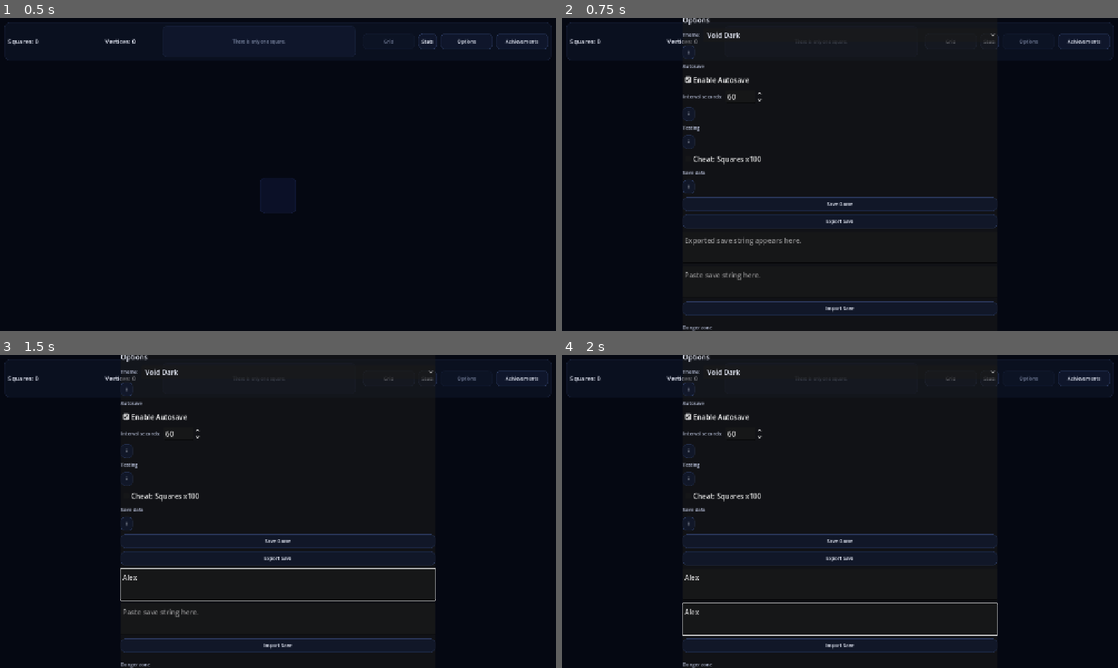
Above: before the commit, frames 1-4 (two rows, left to right).
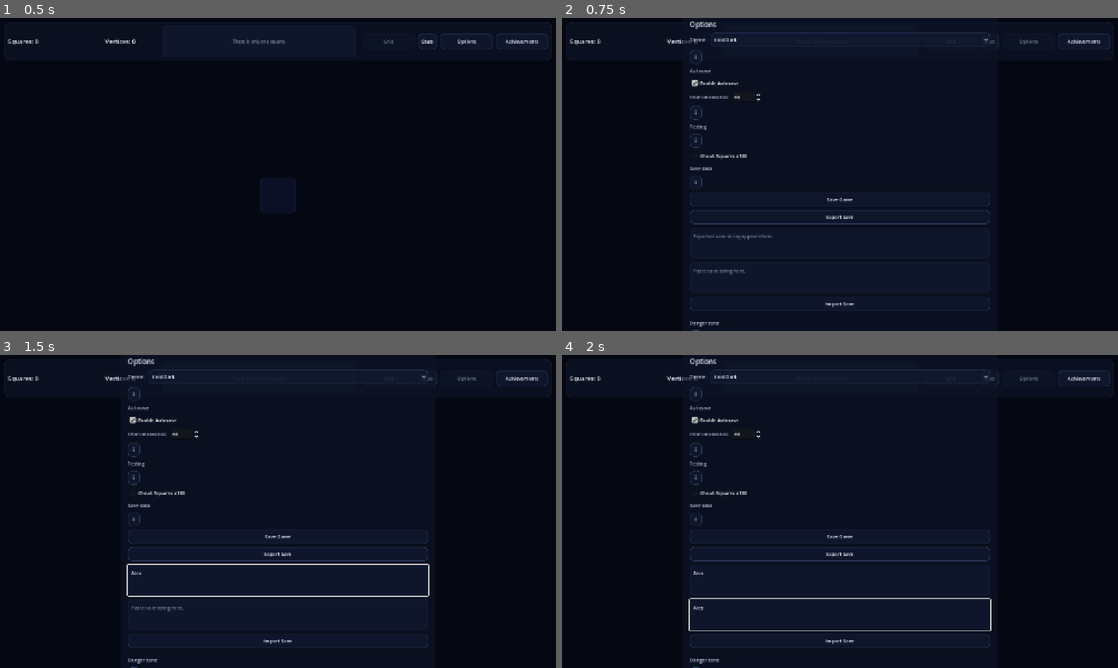
Above: after the commit, the same moments.

Repository: franciscoCapa27/Squared_2
Game: Godot game, scene res://scenes/main/Main.tscn
Same seed, same stepped clock (60 frames per second), same inputs: the game is played once before the commit and once after it.
Inputs (mouse positions are in pixels of both pictures, inside the frame that each line leads up to):
- Up to frame 1 (0.5 s): no input
- Up to frame 2 (0.75 s): click "Options" at 0.5 s
- Up to frame 3 (1.5 s): click (278, 583) at 1.27 s; type "Alex" at 1.35 s
- Up to frame 4 (2 s): click (840, 617) at 1.5 s; type "Alex" at 1.58 s

Frame 1 is identical in both runs. In frame 2, 4.0% of the frame differs, in the area x 21-79%, y 0-100%; in frame 3, 4.7%; in frame 4, 4.4%.

Commit message:
fix(ui): prevent rapid passive purchases and theme Options
Refs #203\nRefs #171

Diff:
--- a/squared-2/scripts/ui/options_page.gd
+++ b/squared-2/scripts/ui/options_page.gd
@@ -5,6 +5,9 @@
 signal hard_reset_completed()
 
 const HARD_RESET_CONFIRM_SECONDS := 5.0
+
+@onready var options_margin: MarginContainer = $OptionsMargin
+@onready var options_v_box: VBoxContainer = $OptionsMargin/OptionsVBox
 
 @onready var autosave_enabled_check_box: CheckBox = %AutosaveEnabledCheckBox
 @onready var autosave_interval_spin_box: SpinBox = %AutosaveIntervalSpinBox
@@ -143,10 +146,21 @@
 
 
 func _apply_theme() -> void:
+	add_theme_stylebox_override("panel", ThemeSystem.make_panel_style())
+	ThemeLayoutHelper.apply_margin(options_margin, "inner_margin")
+	ThemeLayoutHelper.apply_box_separation(options_v_box, "section_gap")
+
 	ThemeButtonHelper.apply_button_theme(save_button)
 	ThemeButtonHelper.apply_button_theme(export_save_button)
 	ThemeButtonHelper.apply_button_theme(import_save_button)
 	ThemeButtonHelper.apply_button_theme(hard_reset_button)
+	ThemeButtonHelper.apply_button_theme(theme_option_button)
+	_apply_control_text(autosave_enabled_check_box)
+	_apply_control_text(autosave_interval_spin_box)
+	_apply_control_text(cheat_square_value_check_box)
+	_apply_control_text(autosave_interval_spin_box.get_line_edit())
+	_apply_text_edit_theme(export_save_text)
+	_apply_text_edit_theme(import_save_text)
 	ThemeTextHelper.apply_page_title(options_title_label)
 	ThemeTextHelper.apply_body_label(theme_label)
 	ThemeTextHelper.apply_body_label(autosave_title_label)
@@ -155,7 +169,24 @@
 	ThemeTextHelper.apply_body_label(save_data_title_label)
 	ThemeTextHelper.apply_body_label(hard_reset_title_label)
 	ThemeTextHelper.apply_body_label(options_status_label)
-	theme_option_button.add_theme_color_override("font_color", ThemeSystem.get_color("text_primary"))
+
+
+func _apply_control_text(control: Control) -> void:
+	if control == null:
+		return
+
+	control.add_theme_color_override("font_color", ThemeSystem.get_color("text_primary"))
+	control.add_theme_font_size_override("font_size", ThemeSystem.get_font_size("body"))
+
+
+func _apply_text_edit_theme(text_edit: TextEdit) -> void:
+	if text_edit == null:
+		return
+
+	text_edit.add_theme_stylebox_override("normal", ThemeSystem.make_card_style())
+	text_edit.add_theme_color_override("font_color", ThemeSystem.get_color("text_primary"))
+	text_edit.add_theme_color_override("font_placeholder_color", ThemeSystem.get_color("text_muted"))
+	text_edit.add_theme_font_size_override("font_size", ThemeSystem.get_font_size("body"))
 
 
 func _on_save_button_pressed() -> void:
--- a/squared-2/scripts/ui/passive_generator_card.gd
+++ b/squared-2/scripts/ui/passive_generator_card.gd
@@ -9,6 +9,7 @@
 @onready var upgrade_button: Button = %UpgradeButton
 
 var generator_id: String = ""
+var upgrade_request_pending: bool = false
 
 func _ready() -> void:
 	ThemeSystem.theme_changed.connect(_on_theme_changed)
@@ -49,7 +50,7 @@
 		return
 
 	upgrade_button.visible = true
-	upgrade_button.disabled = not PassiveSystem.can_upgrade_generator(generator_id)
+	upgrade_button.disabled = upgrade_request_pending or not PassiveSystem.can_upgrade_generator(generator_id)
 
 	if generator_instance.level >= generator_instance.get_max_level():
 		upgrade_button.text = "Max Level"
@@ -124,7 +125,18 @@
 			return "Unknown"
 
 func _on_upgrade_button_pressed() -> void:
-	if generator_id == "":
+	if generator_id == "" or upgrade_request_pending:
 		return
 
+	upgrade_request_pending = true
+	upgrade_button.disabled = true
 	upgrade_requested.emit(generator_id)
+	call_deferred("_finish_upgrade_request")
+
+
+func _finish_upgrade_request() -> void:
+	if not is_instance_valid(self):
+		return
+
+	upgrade_request_pending = false
+	refresh()
